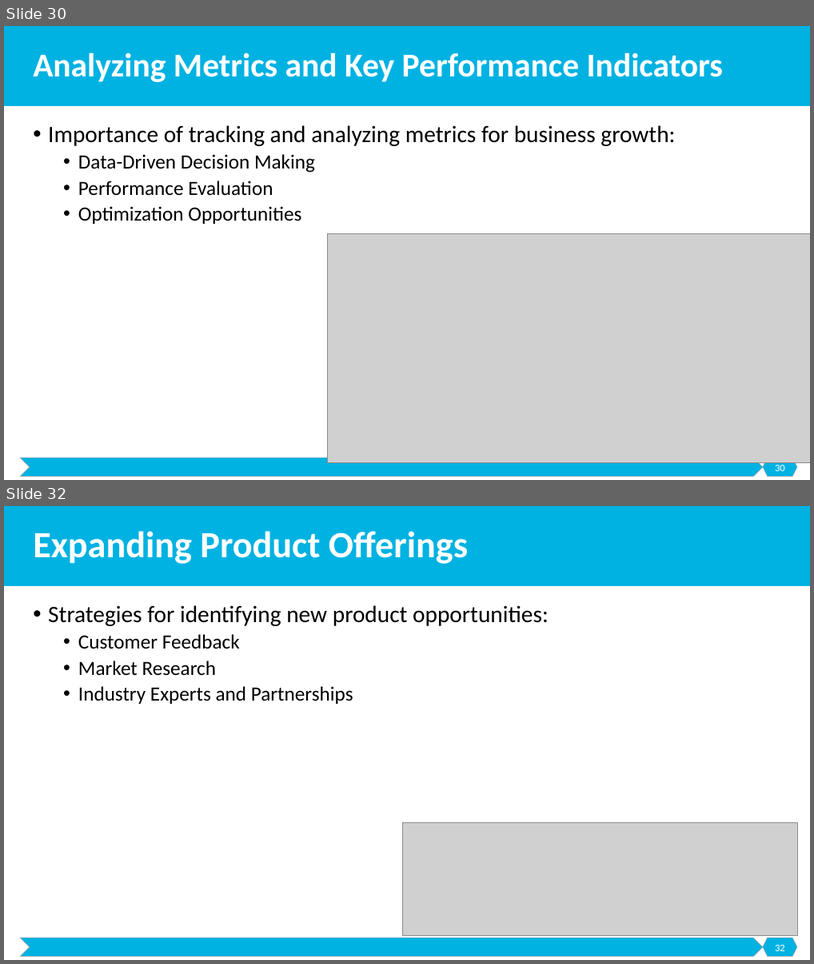
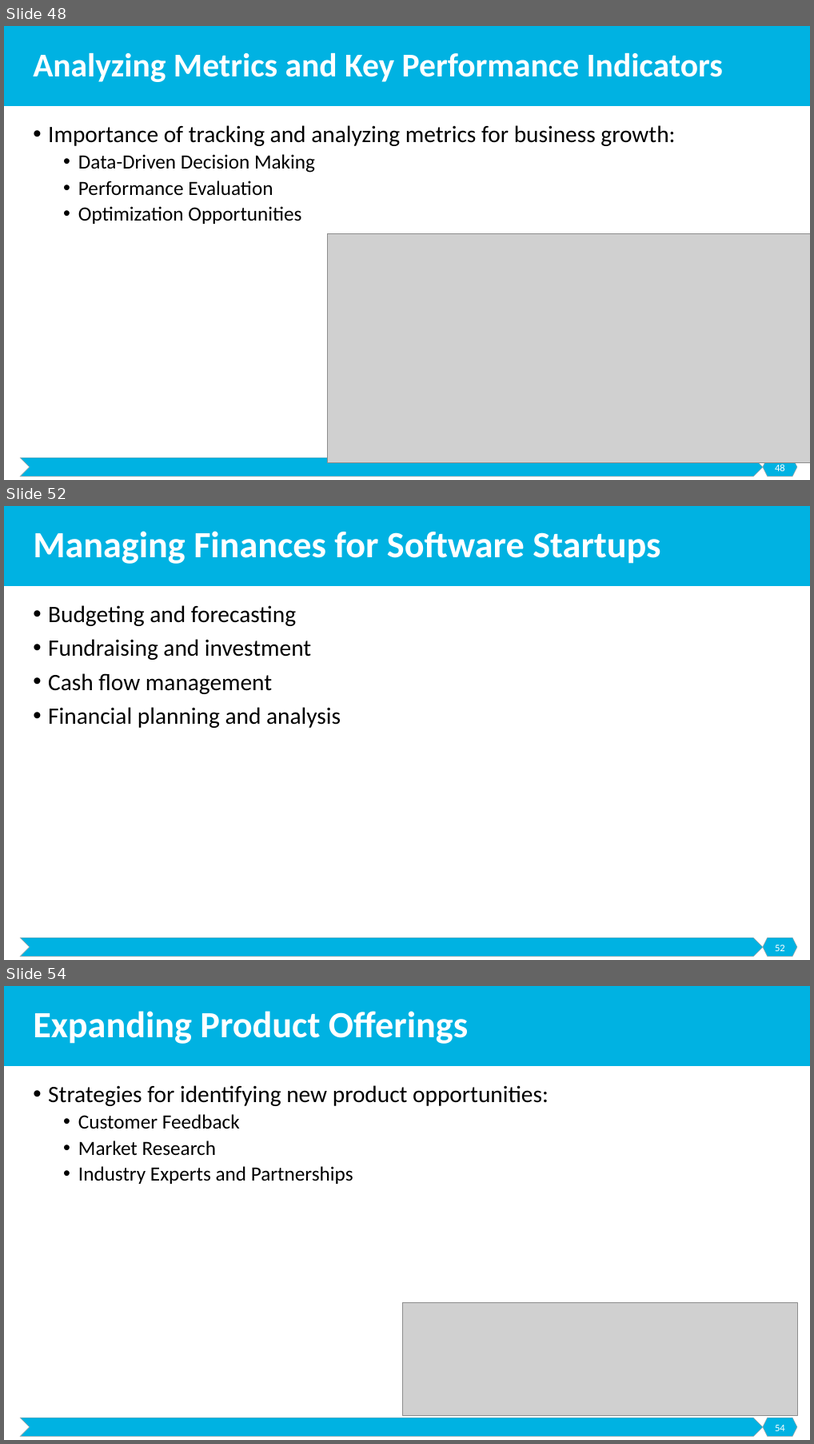
Before and after one commit to malenezi/malenezi, a slide deck: SE495/Lectures/6-Launching and Marketing/Launching and Marketing.pptx. Shown one above the other, each under a label of ours: slides 30 and 32 before the commit, slides 48, 52 and 54 after it; the slides between them are not shown. The pictures are 814x964 and 814x1444 pixels, drawn with LibreOffice and Linux fonts; fonts in the diff are those of the drawing; grey boxes stand for pictures. Boxes give left, top, right and bottom in pixels: in the first picture for what was removed or moved away, otherwise in the second. Text is boxed around its words. In the diff, an @@ line names an element or a change of style, - is before the commit and + after.

```diff
--- a/SE495/Lectures/6-Launching and Marketing/Launching and Marketing.pptx
+++ b/SE495/Lectures/6-Launching and Marketing/Launching and Marketing.pptx
@@ slide 52 added at bbox=[4, 506, 810, 960], background #FFFFFF; not listed: 3 template elements that a slide beside it also shows @@
@@ title added at bbox=[33, 531, 661, 564], 44 pt, text #FFFFFF, bold @@
+Managing Finances for Software Startups
@@ text added at bbox=[48, 605, 341, 728], 28 pt, text #000000 @@
+• Budgeting and forecasting
+• Fundraising and investment
+• Cash flow management
+• Financial planning and analysis
@@ page number added at bbox=[775, 944, 786, 951], 12 pt, text #FFFFFF @@
+52
@@ what was slide 30 is now slide 48 @@
@@ page number at bbox=[775, 464, 786, 471]: text changed @@
-30
+48
@@ what was slide 32 is now slide 54 @@
@@ page number at bbox=[775, 1424, 786, 1431]: text changed @@
-32
+54
```
Also in this commit, not shown: 2 slides changed, 22 other slides added, 1 slide removed, 2 other files.
